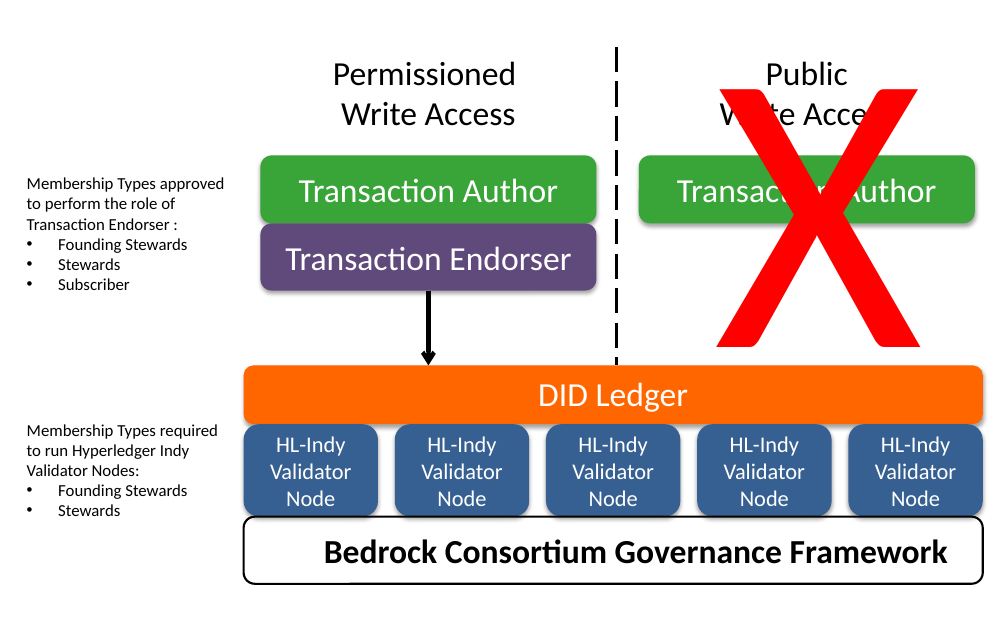
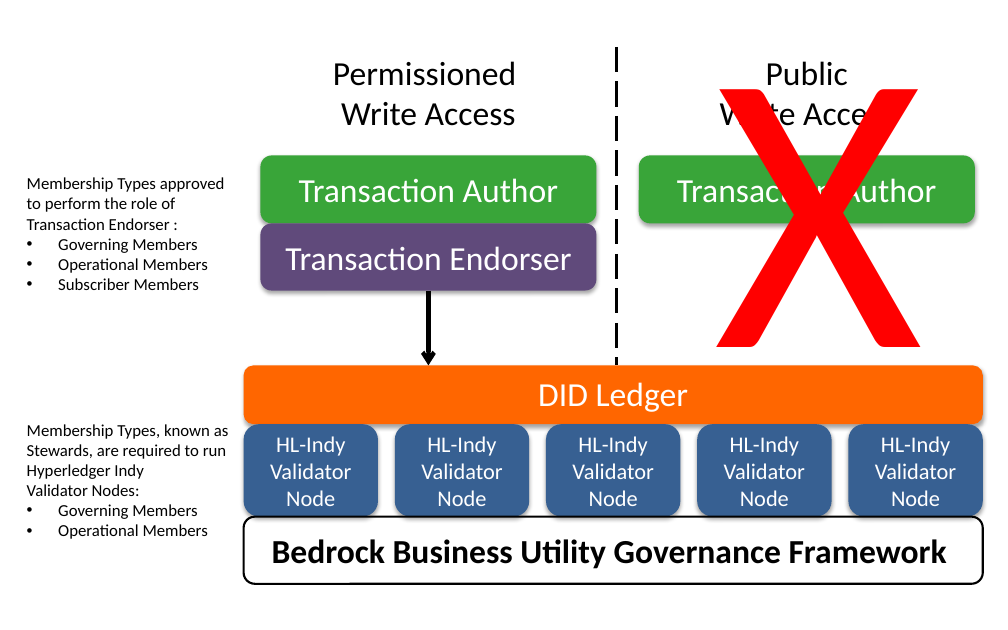
Before and after one commit to scooter99boston/bbu-gf, a slide deck: slide 3 of _images/bbu-legal-architecture-diagrams.pptx. Drawn at 1008x630 pixels with LibreOffice and Linux fonts; fonts in the diff are those of the drawing. Boxes give left, top, right and bottom in pixels: in the first picture for what was removed or moved away, otherwise in the second. Text is boxed around its words. In the diff, an @@ line names an element or a change of style, - is before the commit and + after.

```diff
--- a/_images/bbu-legal-architecture-diagrams.pptx
+++ b/_images/bbu-legal-architecture-diagrams.pptx
@@ text at [58, 238, 208, 290]: text changed @@
-• Founding Stewards
-• Stewards
-• Subscriber
+• Governing Members
+• Operational Members
+• Subscriber Members
@@ text at [27, 424, 229, 479]: text changed @@
-Membership Types required to run Hyperledger Indy
+Membership Types, known as Stewards, are required to run Hyperledger Indy
@@ text at [58, 504, 208, 539]: text changed @@
-• Founding Stewards
-• Stewards
+• Governing Members
+• Operational Members
@@ text in rounded rectangle at [272, 539, 947, 569]: text changed @@
-Bedrock Consortium Governance Framework
+Bedrock Business Utility Governance Framework
```
Also in this commit, not shown: 1 slide added, 16 other files.
